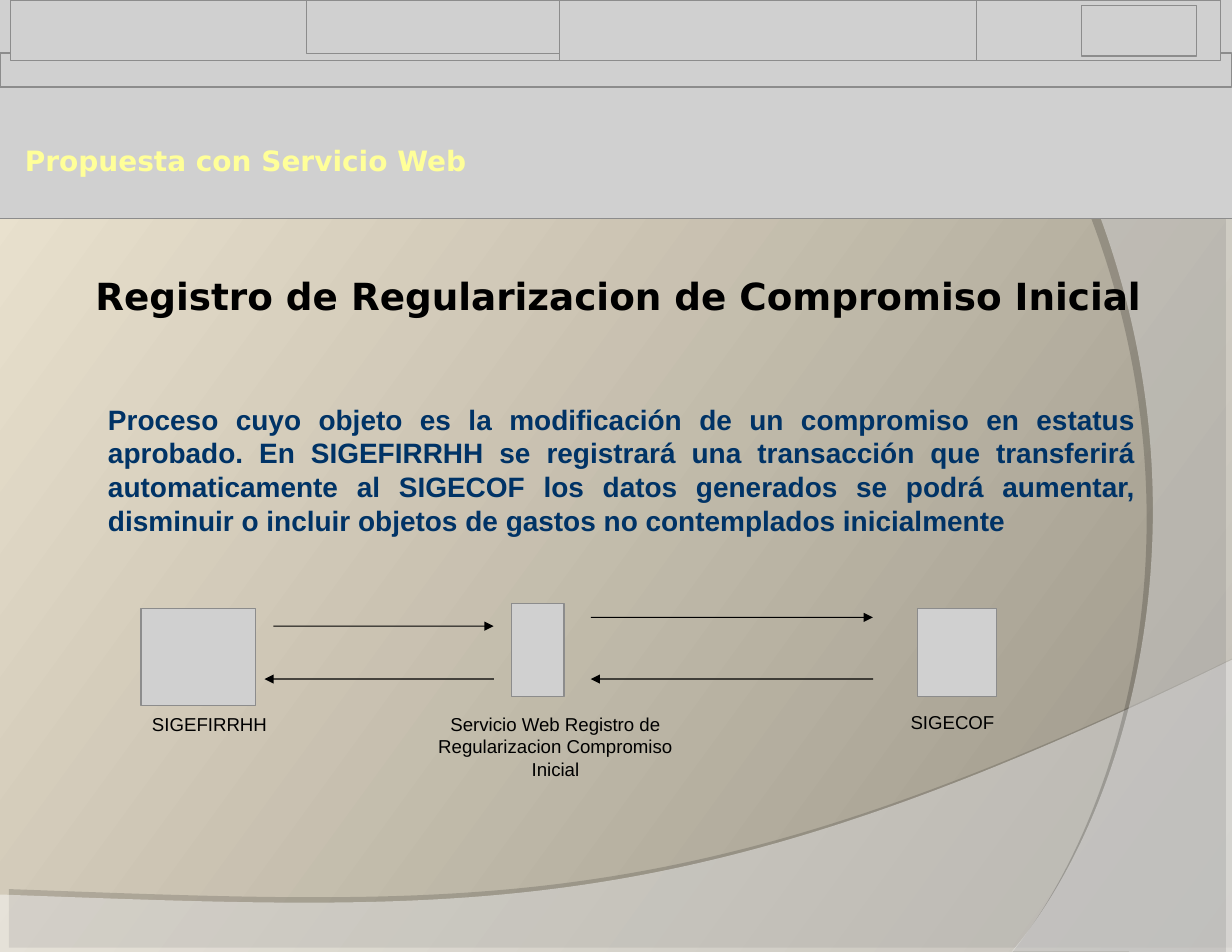
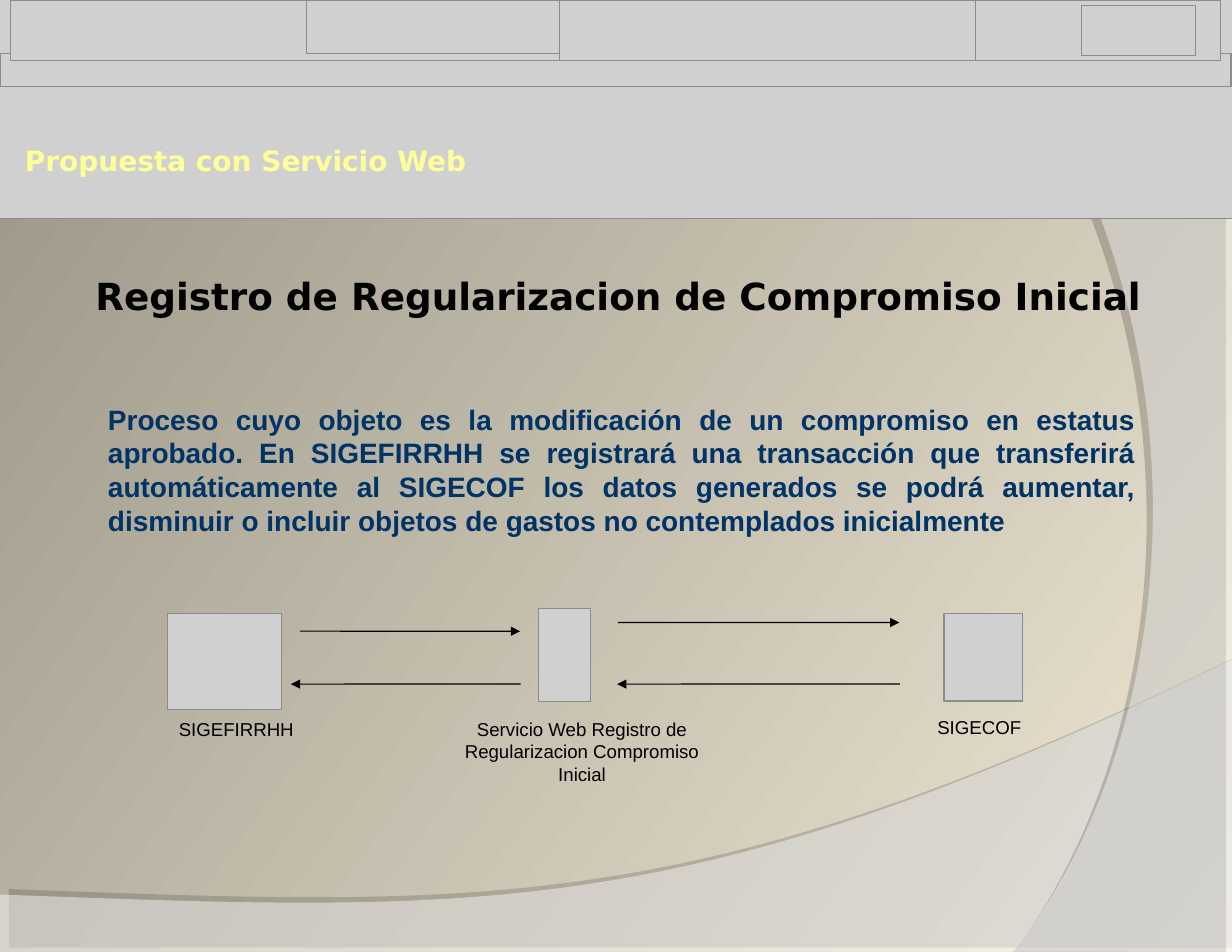
Before and after one commit to alisira/sgf, a slide deck: slide 13 of SOPORTE/Integracion_Sigefirrhh_Sigecof.ppt. Drawn at 1232x952 pixels with LibreOffice and Linux fonts; fonts in the diff are those of the drawing; grey boxes stand for pictures; background and template pictures are left out. Boxes give left, top, right and bottom in pixels: in the first picture for what was removed or moved away, otherwise in the second. Text is boxed around its words. In the diff, an @@ line names an element or a change of style, - is before the commit and + after.

```diff
--- a/SOPORTE/Integracion_Sigefirrhh_Sigecof.ppt
+++ b/SOPORTE/Integracion_Sigefirrhh_Sigecof.ppt
@@ background gradient #9A9487 to #EFE7D3 to gradient #EFE7D3 to #9A9487 @@
@@ text at [108, 409, 1134, 536]: text changed @@
-Proceso cuyo objeto es la modificación de un compromiso en estatus aprobado. En SIGEFIRRHH se registrará una transacción que transferirá automaticamente al SIGECOF los datos generados se podrá aumentar, disminuir o incluir objetos de gastos no contemplados inicialmente
+Proceso cuyo objeto es la modificación de un compromiso en estatus aprobado. En SIGEFIRRHH se registrará una transacción que transferirá automáticamente al SIGECOF los datos generados se podrá aumentar, disminuir o incluir objetos de gastos no contemplados inicialmente
@@ 4 arrows, 3 pictures, 3 texts: place and size @@
-4 arrows, 3 pictures, 3 texts at [141, 604, 997, 776]
+4 arrows, 3 pictures, 3 texts at [168, 608, 1023, 781]
```
Also in this commit, not shown: 22 other slides changed, 4 other files.
